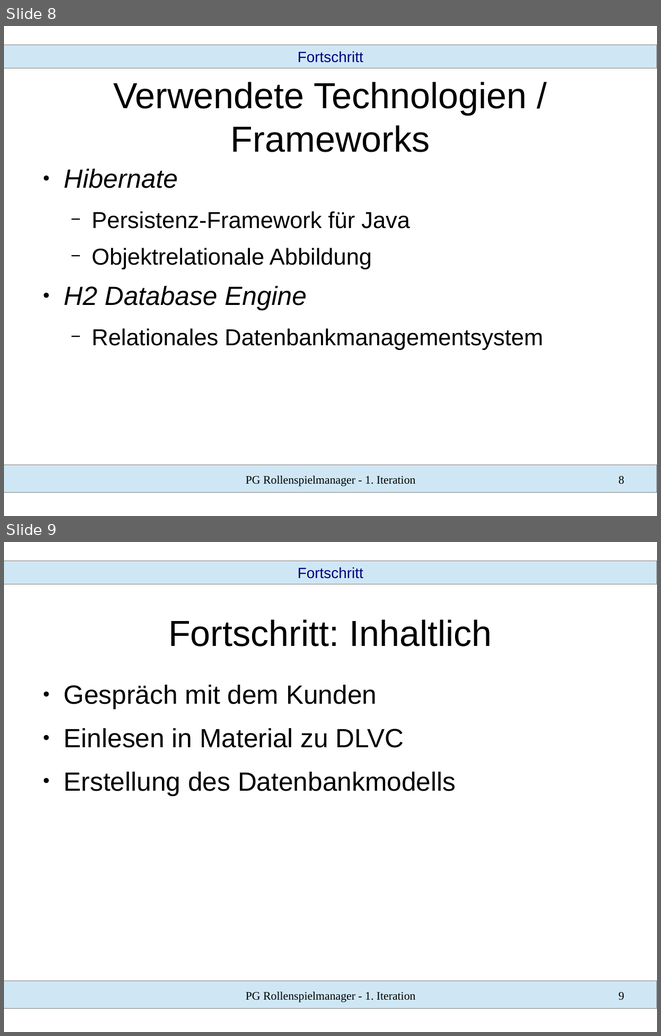
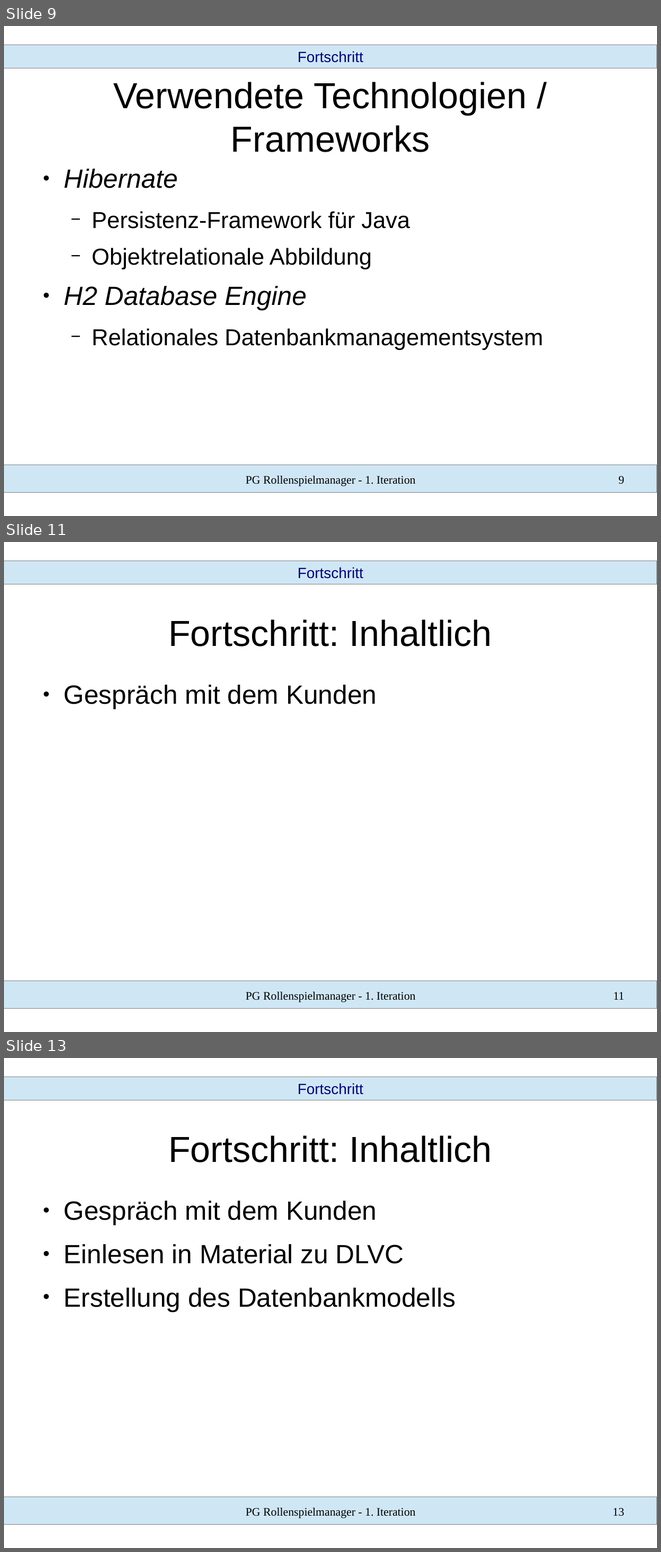
Before and after one commit to SWT-Projektgruppe-2015/Rollenspielmanager, a slide deck: Dokumente/01 Iteration/vortrag.odp. Shown one above the other, each under a label of ours: slides 8 and 9 before the commit, slides 9, 11 and 13 after it; the slides between them are not shown. The pictures are 661x1036 and 661x1552 pixels, drawn with LibreOffice and Linux fonts; fonts in the diff are those of the drawing. Boxes give left, top, right and bottom in pixels: in the first picture for what was removed or moved away, otherwise in the second. Text is boxed around its words. In the diff, an @@ line names an element or a change of style, - is before the commit and + after.

```diff
--- a/Dokumente/01 Iteration/vortrag.odp
+++ b/Dokumente/01 Iteration/vortrag.odp
@@ slide 11 added at <box>4,542,657,1032</box>, background #FFFFFF; not listed: 2 template elements that a slide beside it also shows @@
@@ text added at <box>298,567,363,579</box>, 18 pt, text #000080 @@
+Fortschritt
@@ title added at <box>168,619,492,646</box>, 44 pt, text #000000 @@
+Fortschritt: Inhaltlich
@@ text added at <box>64,685,377,709</box>, 32 pt, text #000000 @@
+● Gespräch mit dem Kunden
@@ text added at <box>246,991,416,1002</box>, 14 pt, text #000000 @@
+PG Rollenspielmanager - 1. Iteration
@@ page number added at <box>613,991,624,999</box>, 14 pt, text #000000 @@
+11
@@ what was slide 8 is now slide 9 @@
@@ page number at <box>618,475,624,484</box>: text changed @@
-8
+9
@@ what was slide 9 is now slide 13 @@
@@ page number at <box>612,1507,624,1516</box>: text changed @@
-9
+13
```
Also in this commit, not shown: 4 slides changed, 10 other slides added, 1 other file.
